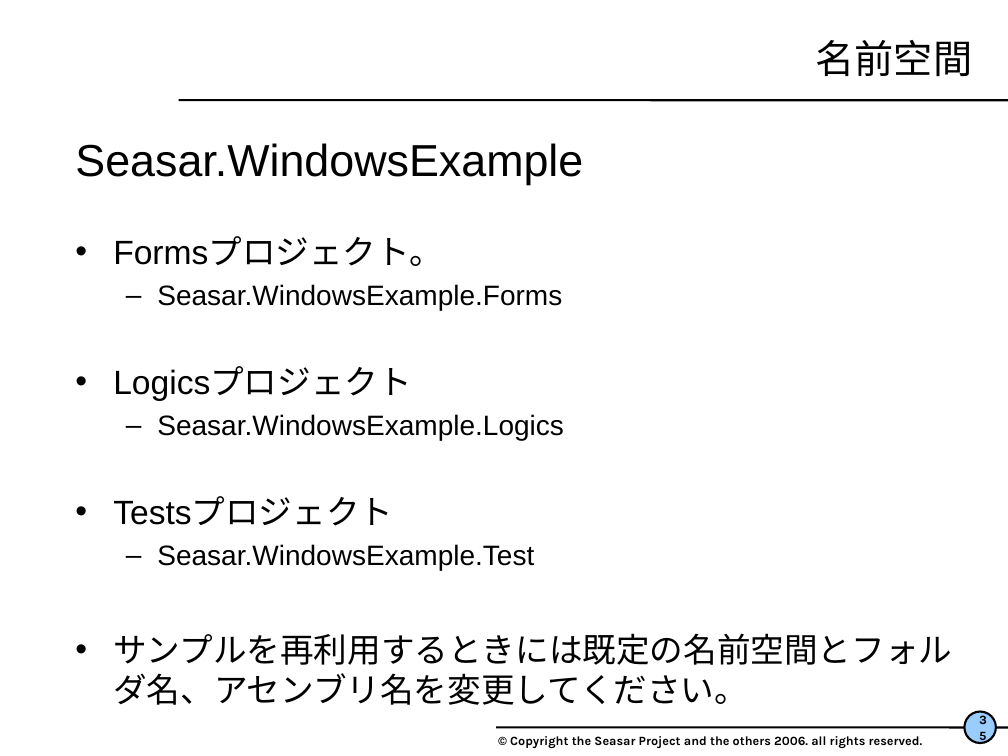
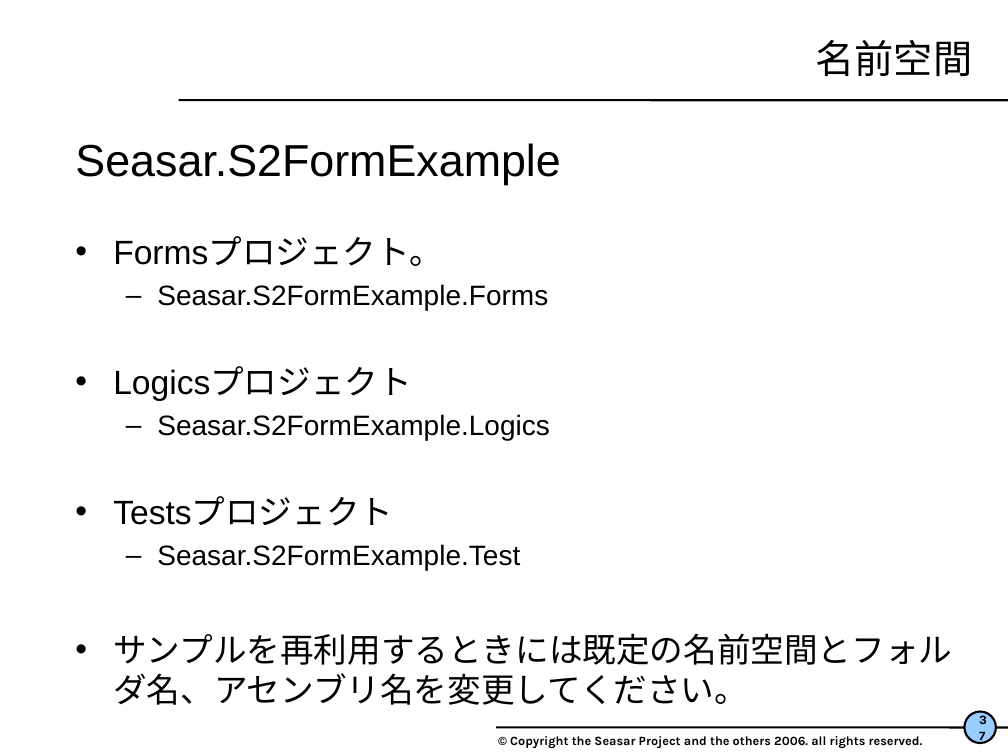
Before and after one commit to seasarorg/s2container.net, a slide deck: slide 37 of s2container.net-example/S2FormExample/WindowsFormサンプル解説.ppt (slide 35 before the commit). Drawn at 1008x756 pixels with LibreOffice and Linux fonts; fonts in the diff are those of the drawing; background and template pictures are left out. Boxes give left, top, right and bottom in pixels: in the first picture for what was removed or moved away, otherwise in the second. Text is boxed around its words. In the diff, an @@ line names an element or a change of style, - is before the commit and + after.

```diff
--- a/s2container.net-example/S2FormExample/WindowsFormサンプル解説.ppt
+++ b/s2container.net-example/S2FormExample/WindowsFormサンプル解説.ppt
@@ text at [75,143,560,185]: text changed @@
-Seasar.WindowsExample
+Seasar.S2FormExample
@@ text at [157,284,548,311]: text changed @@
-  – Seasar.WindowsExample.Forms
+  – Seasar.S2FormExample.Forms
@@ text at [157,414,550,441]: text changed @@
-  – Seasar.WindowsExample.Logics
+  – Seasar.S2FormExample.Logics
@@ text at [157,544,520,570]: text changed @@
-  – Seasar.WindowsExample.Test
+  – Seasar.S2FormExample.Test
@@ page number at [969,713,991,741]: text changed @@
-35
+37
```
Also in this commit, not shown: 14 other slides changed, 2 slides added.
